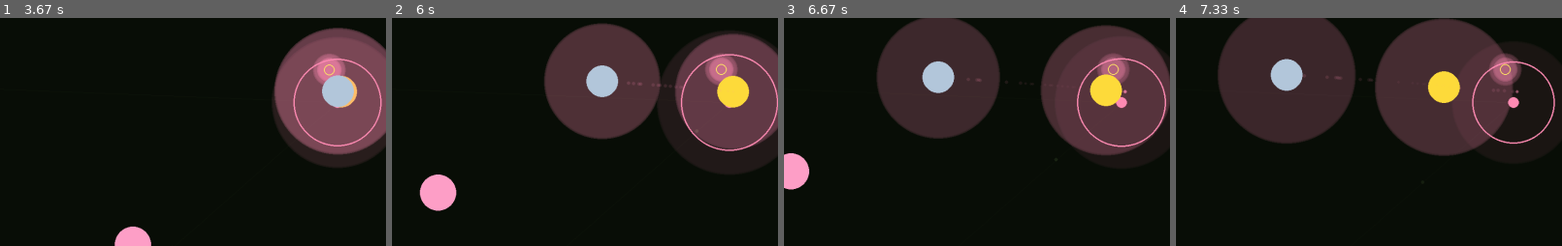
Above: before the commit, frames 1-4 (left to right).
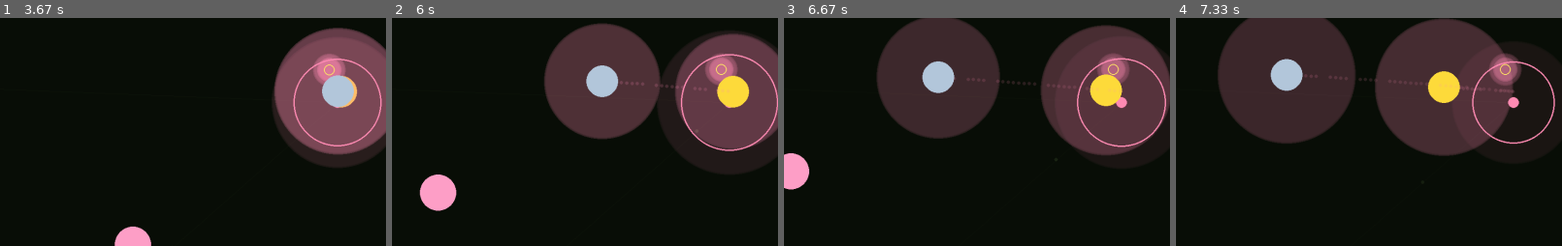
Above: after the commit, the same moments.

Repository: unforced/biotelia-td
Game: pygame game, started from standalone.py
Two runs of this game, one before a commit and one after it. Both use one fixed random seed, a clock stepped at 60 frames per second and the inputs below.
Inputs (mouse positions are % of the whole screen's width and height, from its top left):
- Up to frame 1 (3.67 s): click (50, 51) at 0.38 s; tap - at 1.67 s; tap Space at 2, 2.4, 2.7, 2.9, 3.2, 3.47 s; move the mouse to (7, 27) at 2.37 s; move the mouse to (14, 37) at 2.87 s; move the mouse to (55, 46) at 3.43 s
- Up to frame 2 (6 s): move the mouse to (90, 75) at 3.77 s; tap Space at 3.8, 4.1, 4.23, 4.63, 4.93, 5.3, 5.7 s; move the mouse to (25, 31) at 4.2 s; move the mouse to (39, 47) at 4.6 s; tap - at 4.72 s; move the mouse to (28, 25) at 5.27 s; move the mouse to (10, 88) at 5.67 s
- Up to frame 3 (6.67 s): tap Space at 6, 6.2, 6.5 s; move the mouse to (13, 28) at 6.17 s; tap - at 6.28 s
- Up to frame 4 (7.33 s): move the mouse to (45, 15) at 6.67 s; tap Space at 6.7, 7.03 s; move the mouse to (66, 57) at 7 s
The pictures show only the part of the screen within x 46-96%, y 5-55%; the shares and areas given below are measured in that part.

Frame 1 is identical in both runs. In frame 2, less than 0.1% of the frame differs, in the area x 59-82%, y 27-32%; in frame 3, less than 0.1%; in frame 4, 0.1%, in the area x 32-89%, y 25-34%.

Commit message:
Add autonomous agent pollination dances and improve rendering
Major improvements to the pollination visualization system:

**Autonomous Agent Improvements:**
- Agents now create pollination dance effects when touching different colored structures
- Added `last_pollination` tracking to detect cross-pollination events
- Trail system now matches human visitor trails (80 points, distance-based)
- Trail fade rate adjusted to 0.15 for better visibility

**Rendering Improvements:**
- Implemented complete rendering pipeline in scriptTOP
- Added proper color-changing auras for visitors and agents
- Trails now render with actual collected colors (not test colors)
- Added additive blending for glows and trails for better visibility
- Multiple glow layers for depth and atmosphere
- Pollination dance particles render with spiral effects

**Bug Fixes:**
- Fixed timer CHOP callback signatures (4 parameters required)
- Fixed trail alpha values in rendering pipeline
- Collision detection working correctly for both visitors and agents

The system now shows:
- Colored trails following all moving entities
- Auras that change color based on last touched tree
- Spiral pollination effects for both humans and autonomous agents
- Smooth fading and blending throughout

🤖 Generated with [Claude Code](https://claude.com/claude-code)

Co-Authored-By: Claude <noreply@anthropic.com>

Diff:
--- a/core/agent.py
+++ b/core/agent.py
@@ -41,9 +41,14 @@
         self.glow_intensity = 0.0
         self.collected_time = 0.0
 
-        # Trail
+        # Pollination tracking
+        self.last_pollination = None  # Stores {x, y, old_color, new_color} when pollination happens
+
+        # Trail (same as human visitors)
         self.trail = []  # List of {x, y, color, life}
-        self.max_trail_points = 30
+        self.max_trail_points = 80  # Match human visitors
+        self.last_trail_position = None  # Track distance moved
+        self.trail_min_distance = 8  # Minimum pixels before adding point
 
         # Type-specific characteristics
         self._set_characteristics()
@@ -122,7 +127,21 @@
 
             # Finished collecting?
             if self.state_timer <= 0:
-                self.collect_color(self.target_structure.color)
+                # Check if this is a different color (pollination event!)
+                new_color = self.target_structure.color
+                if self.current_color is not None:
+                    # Check if different color
+                    is_different = not np.array_equal(self.current_color, new_color)
+                    if is_different:
+                        # Store pollination event for system to create dance
+                        self.last_pollination = {
+                            'x': self.target_structure.x,
+                            'y': self.target_structure.y,
+                            'old_color': self.current_color.copy(),
+                            'new_color': np.array(new_color, dtype=np.uint8)
+                        }
+
+                self.collect_color(new_color)
                 self._pick_new_target()
 
         # Keep in bounds
@@ -137,21 +156,38 @@
                 self.glow_intensity = 0.0
                 self.current_color = None
 
-        # Update trail
+        # Update trail (same logic as human visitors)
         if self.current_color is not None and self.glow_intensity > 0:
-            if len(self.trail) == 0 or (len(self.trail) > 0 and random.random() < 0.3):
-                self.trail.append({
-                    'x': self.x,
-                    'y': self.y,
-                    'color': self.current_color.copy(),
-                    'life': 1.0,
-                })
-                if len(self.trail) > self.max_trail_points:
-                    self.trail.pop(0)
-
-        # Fade trail
+            # Add trail point based on distance moved (not randomly)
+            if self.last_trail_position is not None:
+                dx = self.x - self.last_trail_position[0]
+                dy = self.y - self.last_trail_position[1]
+                distance = math.sqrt(dx * dx + dy * dy)
+
+                if distance > self.trail_min_distance:
+                    self.trail.append({
+                        'x': self.x,
+                        'y': self.y,
+                        'color': self.current_color.copy(),
+                        'life': 1.0,
+                    })
+                    self.last_trail_position = (self.x, self.y)
+
+                    if len(self.trail) > self.max_trail_points:
+                        self.trail.pop(0)
+            else:
+                # First position
+                self.last_trail_position = (self.x, self.y)
+        else:
+            # Fade out existing trail when no color
+            for point in self.trail:
+                point['life'] -= dt * 0.5
+            self.trail = [p for p in self.trail if p['life'] > 0]
+            return
+
+        # Fade trail (same rate as human visitors: 0.15)
         for point in self.trail:
-            point['life'] -= dt * 0.6
+            point['life'] -= dt * 0.15
         self.trail = [p for p in self.trail if p['life'] > 0]
 
     def get_render_data(self, current_time):
--- a/core/system.py
+++ b/core/system.py
@@ -156,6 +156,20 @@
         for agent in self.agents:
             agent.update(dt, current_timestamp, self.speed)
 
+            # Check if agent pollinated (touched different colored structure)
+            if agent.last_pollination is not None:
+                pollination = agent.last_pollination
+                # Create pollination dance
+                dance = PollinationDance(
+                    pollination['x'],
+                    pollination['y'],
+                    pollination['old_color'],
+                    pollination['new_color']
+                )
+                self.dances.append(dance)
+                # Clear the pollination flag
+                agent.last_pollination = None
+
         # Return complete render data
         return self.get_render_data(visitor_positions, current_timestamp)
 
--- /dev/null
+++ b/frame_timer_callbacks.py
@@ -0,0 +1,17 @@
+# Timer CHOP callbacks
+
+def onCycle(channel, sampleIndex, val, prev):
+    '''Called when timer completes a cycle'''
+    pass
+
+def onStart(channel, sampleIndex, val, prev):
+    '''Called when timer starts'''
+    pass
+
+def onReady(channel, sampleIndex, val, prev):
+    '''Called when timer is ready'''
+    pass
+
+def onDone(channel, sampleIndex, val, prev):
+    '''Called when timer completes'''
+    pass
--- /dev/null
+++ b/improved_rendering.py
@@ -0,0 +1,207 @@
+# Improved rendering with better trail visibility
+import numpy as np
+
+def onCook(scriptOp):
+    """Render pollination system with enhanced trail visibility."""
+
+    pollination_dat = op('/project1/pollination_system')
+    input_chop = op('/project1/scale_to_canvas')
+
+    if not pollination_dat:
+        scriptOp.copyNumpyArray(np.zeros((1280, 1280, 4), dtype=np.float32))
+        return
+
+    try:
+        render_data = pollination_dat.module.update_frame(input_chop, 1.0/60.0)
+    except Exception as e:
+        scriptOp.copyNumpyArray(np.zeros((1280, 1280, 4), dtype=np.float32))
+        return
+
+    # Create canvas
+    canvas = np.zeros((1280, 1280, 4), dtype=np.float32)
+
+    # Background (dark forest floor)
+    canvas[:, :, 0] = 10 / 255.0
+    canvas[:, :, 1] = 15 / 255.0
+    canvas[:, :, 2] = 8 / 255.0
+    canvas[:, :, 3] = 1.0
+
+    # === RENDER LAYERS ===
+
+    # 1. Structures (trees)
+    for structure in render_data.get('structures', []):
+        x, y = int(structure['x']), int(structure['y'])
+        radius = int(structure['radius'] * structure['pulse'])
+        color = structure['color']
+
+        # Outer glow
+        draw_circle_additive(canvas, x, y, radius * 1.8, color, 0.15)
+        # Structure body
+        draw_circle(canvas, x, y, radius, color, 0.9)
+        # Core
+        draw_circle(canvas, x, y, 12, color, 1.0)
+
+    # 2. Agent trails (with actual colors!)
+    for agent in render_data.get('agents', []):
+        for point in agent.get('trail', []):
+            x, y = int(point['x']), int(point['y'])
+            color = point['color']
+            alpha = point['alpha']
+            size = int(point['size'])
+
+            # Make trails MUCH more visible
+            # Glow
+            draw_circle_additive(canvas, x, y, size * 3, color, alpha * 0.5)
+            # Core
+            draw_circle_additive(canvas, x, y, size, color, alpha * 0.8)
+
+    # 3. Visitor trails
+    for trail_points in render_data.get('visitor_trails', []):
+        for point in trail_points:
+            x, y = int(point['x']), int(point['y'])
+            color = point['color']
+            alpha = point['alpha']
+            size = int(point['size'])
+
+            # Glow
+            draw_circle_additive(canvas, x, y, size * 3, color, alpha * 0.5)
+            # Core
+            draw_circle_additive(canvas, x, y, size, color, alpha * 0.8)
+
+    # 4. Visitor auras (color-changing!)
+    for aura in render_data.get('visitor_auras', []):
+        if aura is not None:
+            x, y = int(aura['x']), int(aura['y'])
+            color = aura['color']
+            intensity = aura['intensity']
+            radius = int(aura['glow_radius'] * aura['pulse'])
+
+            # Large glow
+            draw_circle_additive(canvas, x, y, radius * 3, color, intensity * 0.3)
+            # Medium glow
+            draw_circle_additive(canvas, x, y, radius * 2, color, intensity * 0.5)
+            # Inner glow
+            draw_circle_additive(canvas, x, y, radius, color, intensity * 0.7)
+
+    # 5. Agents (bee/butterfly/moth) with glows
+    for agent in render_data.get('agents', []):
+        x, y = int(agent['x']), int(agent['y'])
+
+        # Agent glow (if carrying color)
+        if agent.get('glow') is not None:
+            glow = agent['glow']
+            glow_radius = int(glow['radius'] * glow['pulse'])
+            glow_color = glow['color']
+            glow_intensity = glow['intensity']
+
+            # Large glow
+            draw_circle_additive(canvas, x, y, glow_radius * 2, glow_color, glow_intensity * 0.4)
+            # Medium glow
+            draw_circle_additive(canvas, x, y, glow_radius, glow_color, glow_intensity * 0.6)
+
+        # Agent body
+        draw_circle(canvas, x, y, agent['size'], agent['base_color'], 0.9)
+
+    # 6. Visitor indicators
+    for visitor in render_data.get('visitors', []):
+        x, y = int(visitor['x']), int(visitor['y'])
+        # Yellow ring
+        draw_circle_ring(canvas, x, y, 14, 12, (255, 230, 100), 0.8)
+
+    # 7. Pollination dances
+    for dance in render_data.get('dances', []):
+        for particle in dance.get('particles', []):
+            x, y = int(particle['x']), int(particle['y'])
+            color = particle['color']
+            alpha = particle['alpha']
+            size = int(particle['size'])
+
+            draw_circle_additive(canvas, x, y, size * 2, color, alpha * 0.6)
+            draw_circle_additive(canvas, x, y, size, color, alpha)
+
+    scriptOp.copyNumpyArray(canvas)
+
+def draw_circle(canvas, x, y, radius, color, alpha):
+    """Draw filled circle with alpha blending."""
+    if radius <= 0 or alpha <= 0:
+        return
+
+    height, width = canvas.shape[:2]
+    x, y, radius = int(x), int(y), int(radius)
+
+    x_min = max(0, x - radius)
+    x_max = min(width, x + radius + 1)
+    y_min = max(0, y - radius)
+    y_max = min(height, y + radius + 1)
+
+    if x_min >= x_max or y_min >= y_max:
+        return
+
+    yy, xx = np.ogrid[y_min:y_max, x_min:x_max]
+    mask = (xx - x)**2 + (yy - y)**2 <= radius**2
+
+    if mask.any():
+        r, g, b = color[0] / 255.0, color[1] / 255.0, color[2] / 255.0
+        # Alpha blending
+        canvas[y_min:y_max, x_min:x_max, 0][mask] = r * alpha + canvas[y_min:y_max, x_min:x_max, 0][mask] * (1 - alpha)
+        canvas[y_min:y_max, x_min:x_max, 1][mask] = g * alpha + canvas[y_min:y_max, x_min:x_max, 1][mask] * (1 - alpha)
+        canvas[y_min:y_max, x_min:x_max, 2][mask] = b * alpha + canvas[y_min:y_max, x_min:x_max, 2][mask] * (1 - alpha)
+
+def draw_circle_additive(canvas, x, y, radius, color, alpha):
+    """Draw circle with additive blending (for glows)."""
+    if radius <= 0 or alpha <= 0:
+        return
+
+    height, width = canvas.shape[:2]
+    x, y, radius = int(x), int(y), int(radius)
+
+    x_min = max(0, x - radius)
+    x_max = min(width, x + radius + 1)
+    y_min = max(0, y - radius)
+    y_max = min(height, y + radius + 1)
+
+    if x_min >= x_max or y_min >= y_max:
+        return
+
+    yy, xx = np.ogrid[y_min:y_max, x_min:x_max]
+    mask = (xx - x)**2 + (yy - y)**2 <= radius**2
+
+    if mask.any():
+        r, g, b = color[0] / 255.0, color[1] / 255.0, color[2] / 255.0
+        # Additive blending (clamped to 1.0)
+        canvas[y_min:y_max, x_min:x_max, 0][mask] = np.minimum(1.0, canvas[y_min:y_max, x_min:x_max, 0][mask] + r * alpha)
+        canvas[y_min:y_max, x_min:x_max, 1][mask] = np.minimum(1.0, canvas[y_min:y_max, x_min:x_max, 1][mask] + g * alpha)
+        canvas[y_min:y_max, x_min:x_max, 2][mask] = np.minimum(1.0, canvas[y_min:y_max, x_min:x_max, 2][mask] + b * alpha)
+
+def draw_circle_ring(canvas, x, y, outer_radius, inner_radius, color, alpha):
+    """Draw a ring (hollow circle)."""
+    if outer_radius <= 0 or alpha <= 0:
+        return
+
+    height, width = canvas.shape[:2]
+    x, y = int(x), int(y)
+    outer_radius, inner_radius = int(outer_radius), int(inner_radius)
+
+    x_min = max(0, x - outer_radius)
+    x_max = min(width, x + outer_radius + 1)
+    y_min = max(0, y - outer_radius)
+    y_max = min(height, y + outer_radius + 1)
+
+    if x_min >= x_max or y_min >= y_max:
+        return
+
+    yy, xx = np.ogrid[y_min:y_max, x_min:x_max]
+    dist_sq = (xx - x)**2 + (yy - y)**2
+    mask = (dist_sq <= outer_radius**2) & (dist_sq >= inner_radius**2)
+
+    if mask.any():
+        r, g, b = color[0] / 255.0, color[1] / 255.0, color[2] / 255.0
+        canvas[y_min:y_max, x_min:x_max, 0][mask] = r * alpha + canvas[y_min:y_max, x_min:x_max, 0][mask] * (1 - alpha)
+        canvas[y_min:y_max, x_min:x_max, 1][mask] = g * alpha + canvas[y_min:y_max, x_min:x_max, 1][mask] * (1 - alpha)
+        canvas[y_min:y_max, x_min:x_max, 2][mask] = b * alpha + canvas[y_min:y_max, x_min:x_max, 2][mask] * (1 - alpha)
+
+def onSetupParameters(scriptOp):
+    return
+
+def onPulse(par):
+    return
